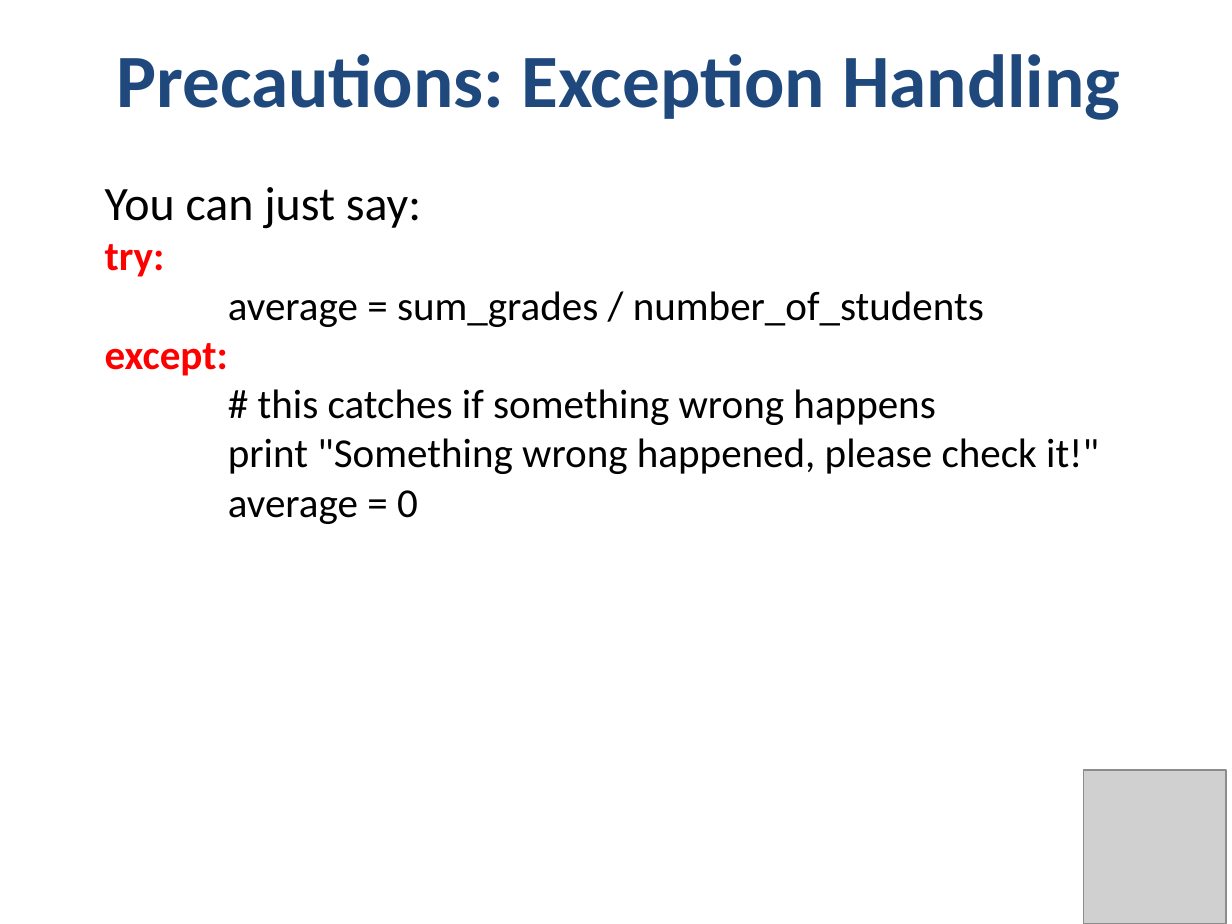
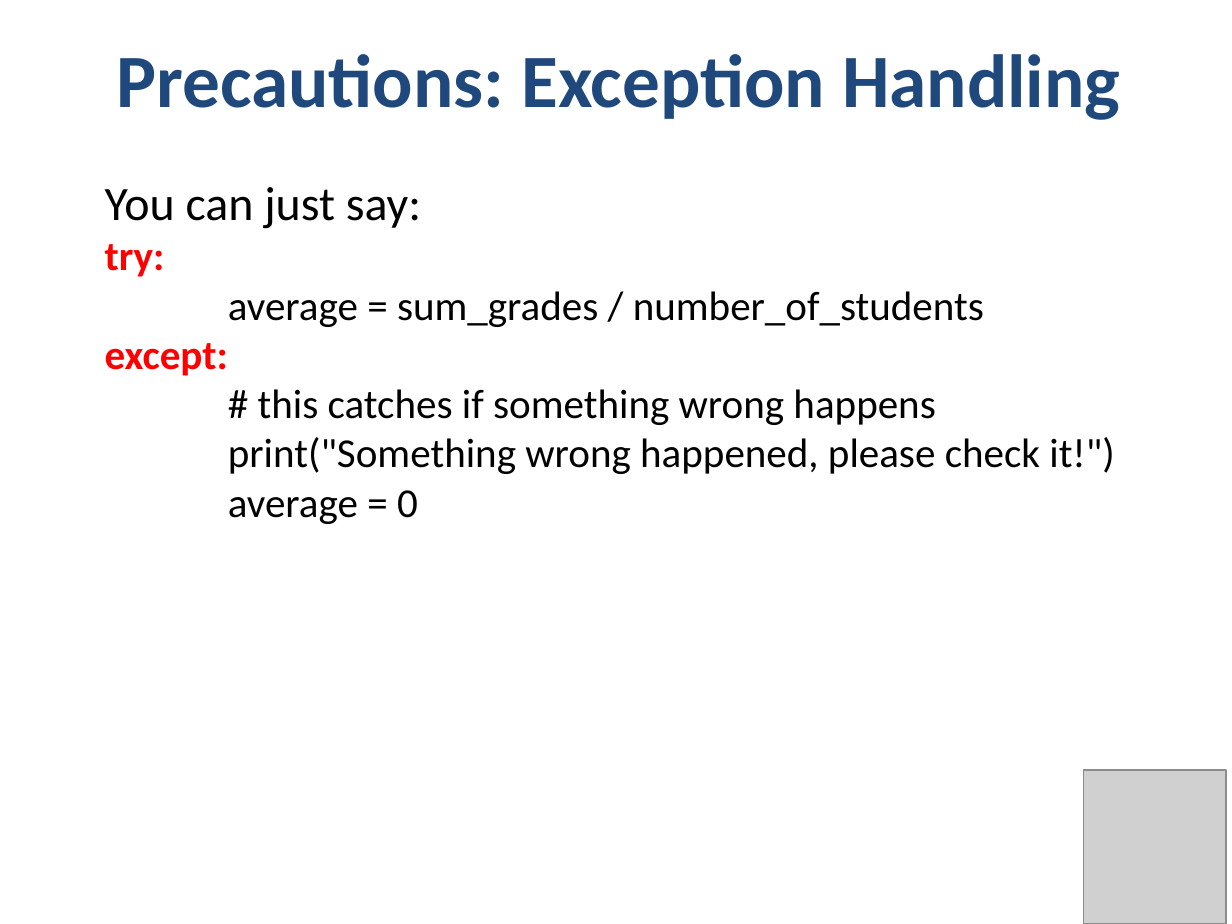
Before and after one commit to phonedude/cs532-s17, a slide deck: slide 67 of slides/week-02-python.pptx. Drawn at 1232x924 pixels with LibreOffice and Linux fonts; fonts in the diff are those of the drawing; grey boxes stand for pictures. Boxes give left, top, right and bottom in pixels: in the first picture for what was removed or moved away, otherwise in the second. Text is boxed around its words. In the diff, an @@ line names an element or a change of style, - is before the commit and + after.

```diff
--- a/slides/week-02-python.pptx
+++ b/slides/week-02-python.pptx
@@ text at (228, 437, 1114, 474): text changed @@
-print "Something wrong happened, please check it!"
+print("Something wrong happened, please check it!")
```
Also in this commit, not shown: 15 other slides changed, 1 other file.
